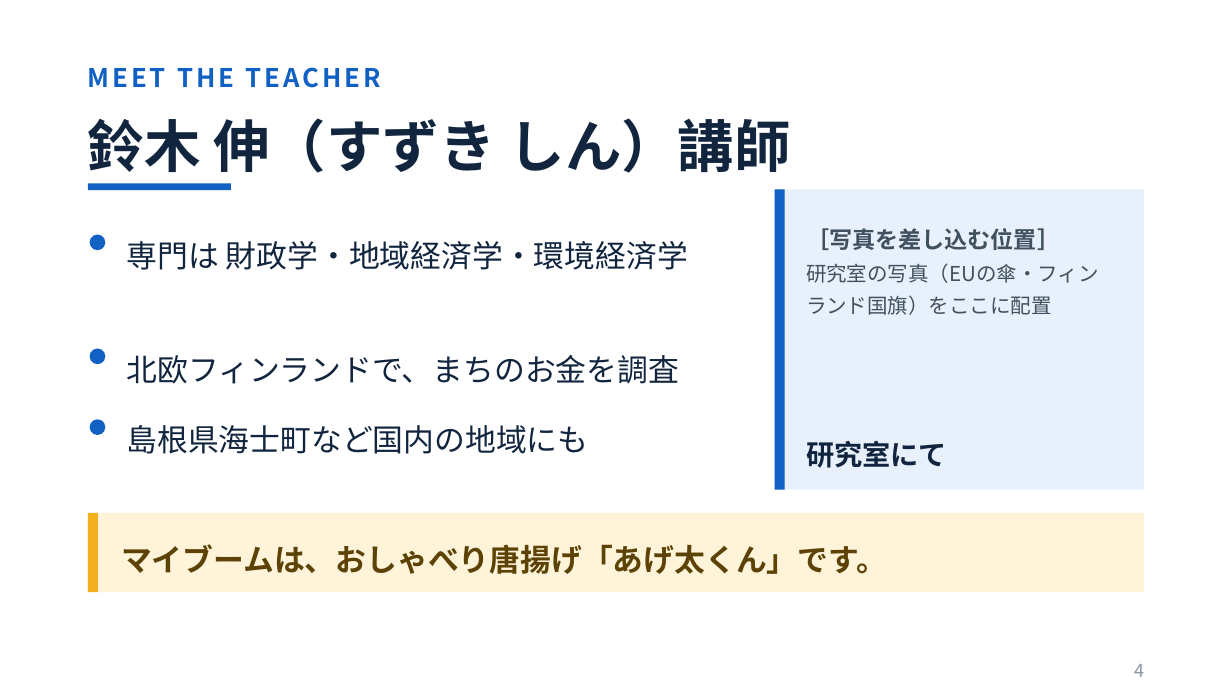
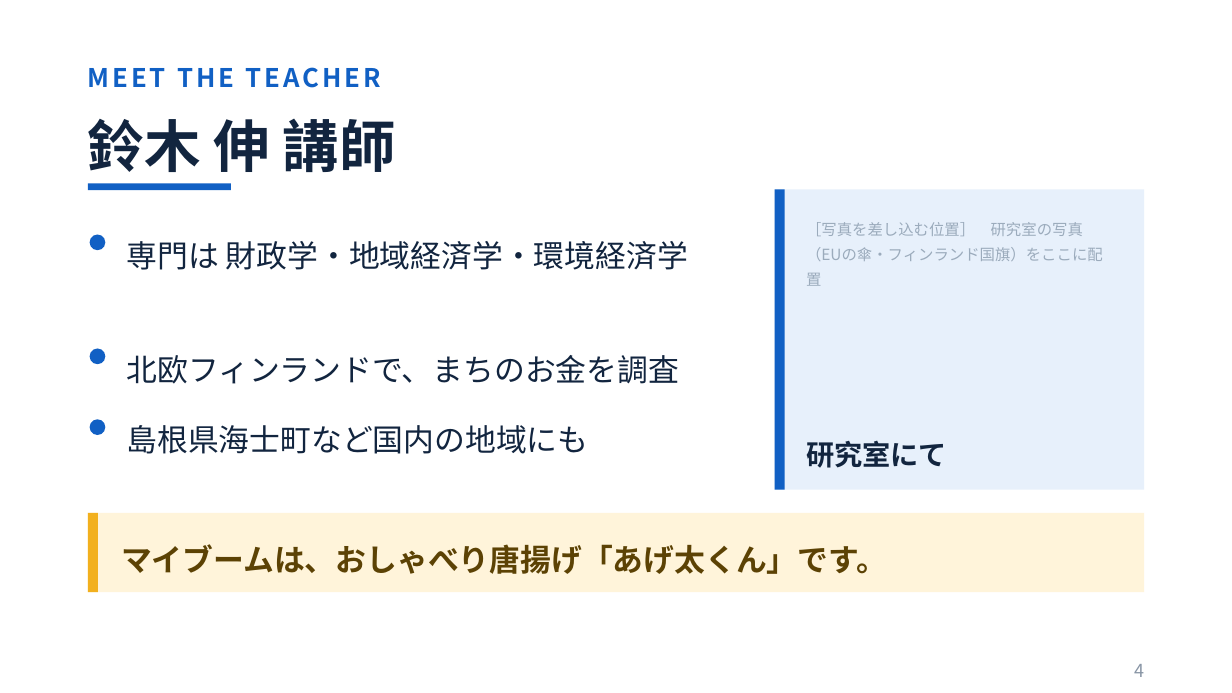
Before and after one commit to myojo1gou/glowing-parakeet, a slide deck: slide 4 of oc2026_slides/01_学科紹介_8月23日OC_鈴木版_改.pptx. Drawn at 1232x693 pixels with LibreOffice and Linux fonts; fonts in the diff are those of the drawing. Boxes give left, top, right and bottom in pixels: in the first picture for what was removed or moved away, otherwise in the second. Text is boxed around its words. In the diff, an @@ line names an element or a change of style, - is before the commit and + after.

```diff
--- a/oc2026_slides/01_学科紹介_8月23日OC_鈴木版_改.pptx
+++ b/oc2026_slides/01_学科紹介_8月23日OC_鈴木版_改.pptx
@@ text at (88, 119, 396, 172): text changed @@
-鈴木 伸（すずき しん）講師
+鈴木 伸 講師
@@ text at (806, 222, 1103, 286): text changed; size 16 to 12 pt; text colour #41505F to #9BABBC @@
-研究室の写真（EUの傘・フィンランド国旗）をここに配置
+［写真を差し込む位置］ 研究室の写真（EUの傘・フィンランド国旗）をここに配置
@@ text removed at (806, 228, 1060, 250) @@
-［写真を差し込む位置］
```
Also in this commit, not shown: 17 other slides changed, 8 other files.
